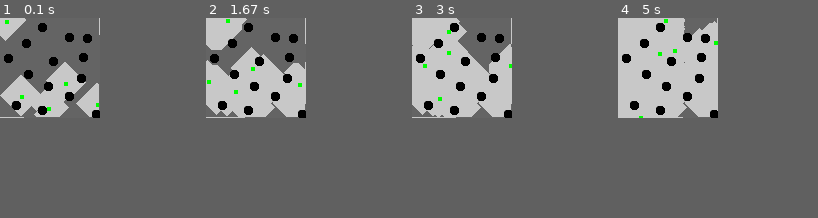
Above: before the commit, frames 1-4 (left to right).
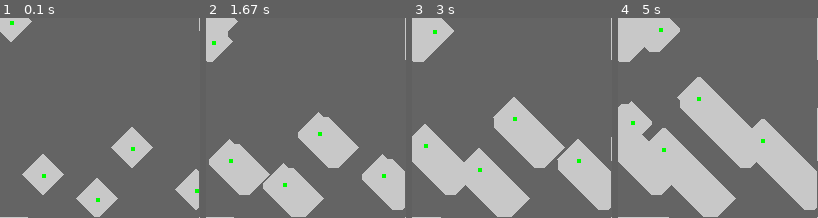
Above: after the commit, the same moments.

Repository: R1leMargoulin/RAPID
Game: pygame game, started from examples/program_examples/simulation_example.py
Two runs of this game, one before a commit and one after it. Both use one fixed random seed, a clock stepped at 60 frames per second and the inputs below.
Inputs:
- Up to frame 1 (0.1 s): no input
- Up to frame 2 (1.67 s): no input
- Up to frame 3 (3 s): no input
- Up to frame 4 (5 s): tap Enter at 4.83 s
In our replay, the window is 100x100 before the commit and 200x200 after it. These sizes can differ from the game's own. Grey fills any space a smaller window leaves; there, only what the larger window draws over its background counts as a difference.

The runs differ from the first frame. In frame 1, 18% of the frame differs, in the area x 0-100%, y 0-100%; in frame 2, 33%; in frame 3, 40%; in frame 4, 44%.

Commit message:
cleaning data viz and Agents.py

Diff:
--- a/RAPID/Agents.py
+++ b/RAPID/Agents.py
@@ -13,7 +13,7 @@
 COMMUNICATION_MODE_LIST = ["blackboard", "limited"]
 
 class Robot(Sprite):
-    def __init__(self, env:Environment, robot_id:int, size, color, init_transform = (0, 0, 0), max_speed = (2,2,2), vision_range=20, communication_mode="blackboard", communication_range = 40):#TODO rendre abstraite
+    def __init__(self, env:Environment, robot_id:int, size, color, init_transform = (0, 0, 0), max_speed = (2,2,2), vision_range=20, communication_mode="blackboard", communication_range = 40):#TODO rendre abstrait
         """
         Robot class are our agents representing robots.
 
@@ -21,12 +21,13 @@
         - env:Environment = RAPID environment the robot is in
         - robot_id:int = identifier of the robot
         - size:int = size of the robot
-        - init transform : 2D transform of the robot:
+        - color:(int,int,int) = rgb color of the robot
+        - init_transform:(float,float,float) = 2D transform of the robot:
             - x:float = x position
             - y:float = y position
             - w:float = w rotation in radian around the z axis (yaw).
-        - max speed: 2d transform vector, representing the maximum speeds for all components.
-        - vision range:int = distance a robot can sense
+        - max_speed:(float,float,float) 2d transform representation of the maximum speeds for all components.
+        - vision range:int = distance a robot can sense to
         - communication_mode:str = method of communication in ["blackboard", "limited"] :
             - "blackboard" : all robots share a blackboard in the environment, the knowledge is centralized on this blackboard
             - "limited":  Robots cannot share information on the blackboard, they need to keep their own belief of the environment state and share it with other robots when possible
@@ -37,7 +38,7 @@
         self.env = env
         self.robot_id = robot_id
 
-        # draw agent
+        # pygame agent components
         self.surf = Surface((4*size, 4*size), SRCALPHA, 32)
         circle(self.surf, color, (2*size, 2*size), 4*size)
         self.rect = Rect(0, 0, 2 * size, 2 * size)
@@ -54,25 +55,28 @@
         self.communication_mode = communication_mode
         self.communication_range = communication_range
 
-        self.target = None
-        self.path_to_target = None
-
-        #TODO, remettre ces variables plus tard
+
         #Metrics
         self.total_distance_made = 0.0
-
         # self.energy = 0
 
         # move agent object on coords
         self.rect.centerx = int(self.transform.x)
         self.rect.centery = int(self.transform.y)
 
-        self.behavior_space = []
-
+
+        #internal memory vars
+        self.target = None
+        self.path_to_target = None
+
+        self.behavior_space = [] # To fill in the init of child classes
+
+        # handling of the communication mode string
         if communication_mode not in COMMUNICATION_MODE_LIST:
             logging.error(f"unknown communication mode for robot {self.robot_id}.\n list of available communication mode : {COMMUNICATION_MODE_LIST}")
             exit()
 
+        #init of communication method and of the environment knowledge/beliefs
         if self.communication_mode == "blackboard":
             if "blackboard" in self.env.agents_tools:
                 pass
@@ -113,7 +117,7 @@
         self.transform.y = self.transform.y + speed_y
 
 
-        #detect collisions-------------------------------------------------------------------------------------------
+        #detect and handle collisions------------------------------------------------------------------------------------
         collisions = spritecollide(self, self.env.obstacles_group, False, collide_circle)
 
         if (collisions): #is there collision
@@ -139,7 +143,7 @@
         #-----------------------------------------------------------------------------------------------------------
 
 
-        # ensure it stays within the screen window
+        # ensure we stay within the screen window
         self.transform.x = max(self.transform.x, 0)
         self.transform.x = min(self.transform.x, self.env.width)
         self.transform.y = max(self.transform.y, 0)
@@ -147,7 +151,7 @@
 
         self.total_distance_made += np.sqrt((self.transform.x - old_tfx)**2 + (self.transform.y - old_tfy)**2)
 
-        # update graphics
+        # update positions of pygame objects
         self.rect.centerx = int(self.transform.x)
         self.rect.centery = int(self.transform.y)
 
@@ -158,6 +162,8 @@
         #TODO maybe add interest points.
         #first, get neighbors in order to see the unseen ones.
         neighbors = self.get_neighbors_pixels(distance=self.vision_range, stop_at_wall=True, self_inclusion=True)
+
+        #Depending of the communication/mode, we won't handle the data the same way
         if self.communication_mode == "blackboard":
             for n in neighbors:
                 self.env.agents_tools["blackboard"]["occupancy_grid"][n[0]][n[1]] = self.env.real_occupation_grid[n[0]][n[1]] #get the real value (simulates sensing, note that we could add noise.)
@@ -181,6 +187,7 @@
         if self_inclusion:
             neighbors.append(todo_queue[0])
 
+        #instead of asking all cells if it's within the distance,we operate a propagation depending on the vision range.
         for i in range(distance):
             while len(todo_queue)>0:
                 for direction in DIRECTIONS:
@@ -208,10 +215,7 @@
 
     def belief_transfer(self, robot_id, beliefs): #TODO, implementer le transfert des beliefs plus tard.
         """
-        Belief transmission from one agent to another.
-        Return :
-        - [False, None] If the beliefs space are the same for the two agents : beliefs are the same.
-        - [True, New belief_space] If the beliefs spaces are not the same, a merge is done on the two beliefs.
+        NOT IMPLEMENTED YET
         """
         if beliefs != self.belief_link:
             # merge(self.belief_space, beliefs)
@@ -224,6 +228,7 @@
         super().__init__(env, robot_id, size, color, init_transform= init_transform, max_speed=max_speed, communication_mode=communication_mode, communication_range=communication_range)
         self.behavior_space = ["random", "target_djikstra", "nearest_frontier"]
 
+        #handle behavior space string
         if not( behavior_to_use in self.behavior_space) :
             logging.error(f"Ground robot:init -> behavior_to_use not in the behavior space.\n the behavior should be in {self.behavior_space}")
             exit()
@@ -378,7 +383,7 @@
             self.behavior_diff_move_random() #random move to maybe select another frontier.
             self.path_to_target = None
             self.target = None
-class Aerial(Robot):
+class Aerial(Robot): #TODO : IMPLEMETER
     def __init__(self, env, robot_id, size = 3, color = (0, 0, 255), transform=(0,0,0)):
         super().__init__(env, robot_id, size, color, transform=transform)
         self.vmax = 2.0
--- a/RAPID/Environment.py
+++ b/RAPID/Environment.py
@@ -57,7 +57,7 @@
         else:
             self.real_occupation_grid = np.zeros((self.width, self.height))
             if self.render:
-                self.screen = pygame.display.set_mode((self.width, self.height))
+                self.screen = pygame.display.set_mode((self.width, self.height), pygame.RESIZABLE)
             else:
                 self.screen = None
 
--- a/examples/program_examples/data_usage.py
+++ b/examples/program_examples/data_usage.py
@@ -1,9 +1,11 @@
+import os
 import json
 
 #For this program specifically, you will need matplotlib, pandas and seaborn installed
 import numpy as np
 import pandas as pd
 import matplotlib.pyplot as plt
+from matplotlib.ticker import MaxNLocator
 import seaborn as sns
 
 
@@ -13,18 +15,17 @@
 
 #example for an empty env 100x100, where we just variated the number of heterogeneous robot using a nearest frontier behavior with a blackboard com method.
 
-experiment_group_name = "empty_env_100x100"
-experiments_filenames = ["1_robots.json", "2_robots.json", "3_robots.json", "4_robots.json", "5_robots.json"]
+experiment_group_name = "empty_env_100x100" #name of the folder where all datafiles are
 
+experiments_filenames = os.listdir(result_file_path+experiment_group_name) #get all files in the group of experiments.
 
-
-#let's plot the number of step for reaching the goal in function of the number of agents.
-#I'll take the mean of all simulations ran for each experiments:
 
 nb_steps_df = pd.DataFrame({
     "robot_nb" : [],
-    "mean_steps_to_goal": []
+    "total_steps": []
 })
+
+
 
 for e in experiments_filenames:
     filename = result_file_path+experiment_group_name+"/"+e
@@ -33,21 +34,17 @@
         result_json = file.read()
     result_obj = json.loads(result_json)
 
-    number_of_simulations = len(result_obj.keys())
+    robot_number = None
+    for sim in result_obj : #for all simulations
+        robot_number = len( result_obj[sim]["agents_data"].keys() ) #we take the amount of robots
+        total_steps = result_obj[sim]["total_steps"] #we take the total_steps made until the environment's goal is reached.
 
-    robot_number = None
-    total_steps = 0
-    for sim in result_obj :
-        robot_number = len( result_obj[sim]["agents_data"].keys() ) #TODO y'a peut etre plus propre
-        total_steps += result_obj[sim]["total_steps"]
-
-    mean_steps = total_steps/number_of_simulations
-    data = {"robot_nb":robot_number, "mean_steps_to_goal": mean_steps }
-    nb_steps_df.loc[len(nb_steps_df)] = data
+        data = {"robot_nb":robot_number, "total_steps": total_steps } #then we add the data to our dataframe
+        nb_steps_df.loc[len(nb_steps_df)] = data
 
 
 
-
+#we display the data in a lineplot.
 sns.set_theme()
-sns.barplot(nb_steps_df, x="robot_nb", y="mean_steps_to_goal")
+sns.lineplot(nb_steps_df, x="robot_nb", y="total_steps")
 plt.show()
--- a/examples/program_examples/manual_experiment_example.py
+++ b/examples/program_examples/manual_experiment_example.py
@@ -82,21 +82,21 @@
         #make data from the sim.
         create_simulation_data(env, s+1)
 
-def create_simulation_data(env, exp_number:int,): #TODO, passer en CSV sera plus opti si on a beaucoup de données
+def create_simulation_data(env, sim_number:int,): #TODO, passer en CSV sera plus opti si on a beaucoup de données
     result_file_path = RESULT_PATH+GROUP_EXPERIMENT_NAME+EXPERIMENT_NAME+".json"
-    if exp_number==1: #if file doesn't exists:
+    if sim_number==1: #if file doesn't exists:
         with open(result_file_path, "w") as outfile:
             outfile.write(json.dumps({})) #then we create an empty json file
 
-    exp_data = { #Here are detailed the different env metrics.
-        f"experiment{exp_number}":{
+    sim_data = { #Here are detailed the different env metrics.
+        f"simulation{sim_number}":{
         "total_steps":env.step,
         "goal_reached":env.goal_condition(),
         "agents_data":{}
         }
     }
     for a in env.agents: #here are detailed the different agent metrics.
-        exp_data[f"experiment{exp_number}"]["agents_data"].update({
+        sim_data[f"experiment{sim_number}"]["agents_data"].update({
             f"robot_{a.robot_id}":{
                 "total_distance_made" : a.total_distance_made
             }
@@ -106,7 +106,7 @@
         json_from_file = outfile.read()
 
     file_obj =  json.loads(json_from_file)
-    file_obj.update(exp_data) #adding the simulation data to the global experiment data
+    file_obj.update(sim_data) #adding the simulation data to the global experiment data
 
     json_exp_data = json.dumps(file_obj, indent=4)
 
--- a/examples/program_examples/simulation_example.py
+++ b/examples/program_examples/simulation_example.py
@@ -7,8 +7,6 @@
 import random
 
 
-SIMULATION_NAME = 'Multi-Robot-Exploration'
-EXPERIMENT_NAME = 'multi_robot / Example 01'
 
 # Define constants for the screen width and height
 SCREEN_WIDTH = 200
@@ -25,9 +23,10 @@
 logging.basicConfig(level=logging.DEBUG)
 
 def main():
-    #env = ExplorationEnvironment(width=SCREEN_WIDTH, height=SCREEN_HEIGHT, background_color= BACKGROUND_COLOR, full_knowledge=False)
+
     #env = TargetPointEnvironment(background_color= BACKGROUND_COLOR, env_image=img, amount_of_agents_goal=2)
-    env = ExplorationEnvironment(render= True, background_color= BACKGROUND_COLOR, env_image=img, full_knowledge=False)
+    #env = ExplorationEnvironment(render= True, background_color= BACKGROUND_COLOR, env_image=img, full_knowledge=False)
+    env = ExplorationEnvironment(width=SCREEN_WIDTH, height=SCREEN_HEIGHT, background_color= BACKGROUND_COLOR, full_knowledge=False)
 
 
     for i in range(NB_GROUND_AGENTS):
